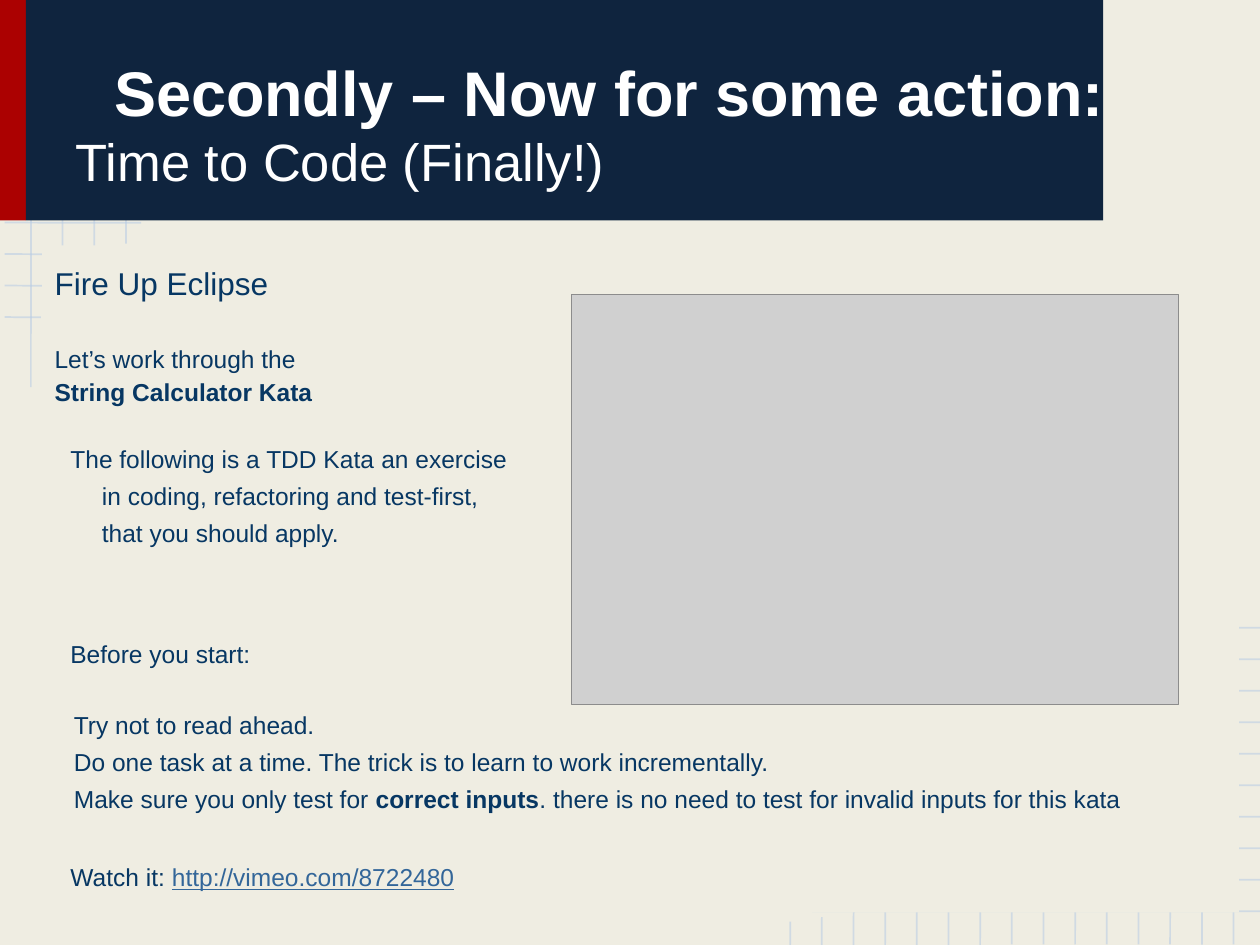
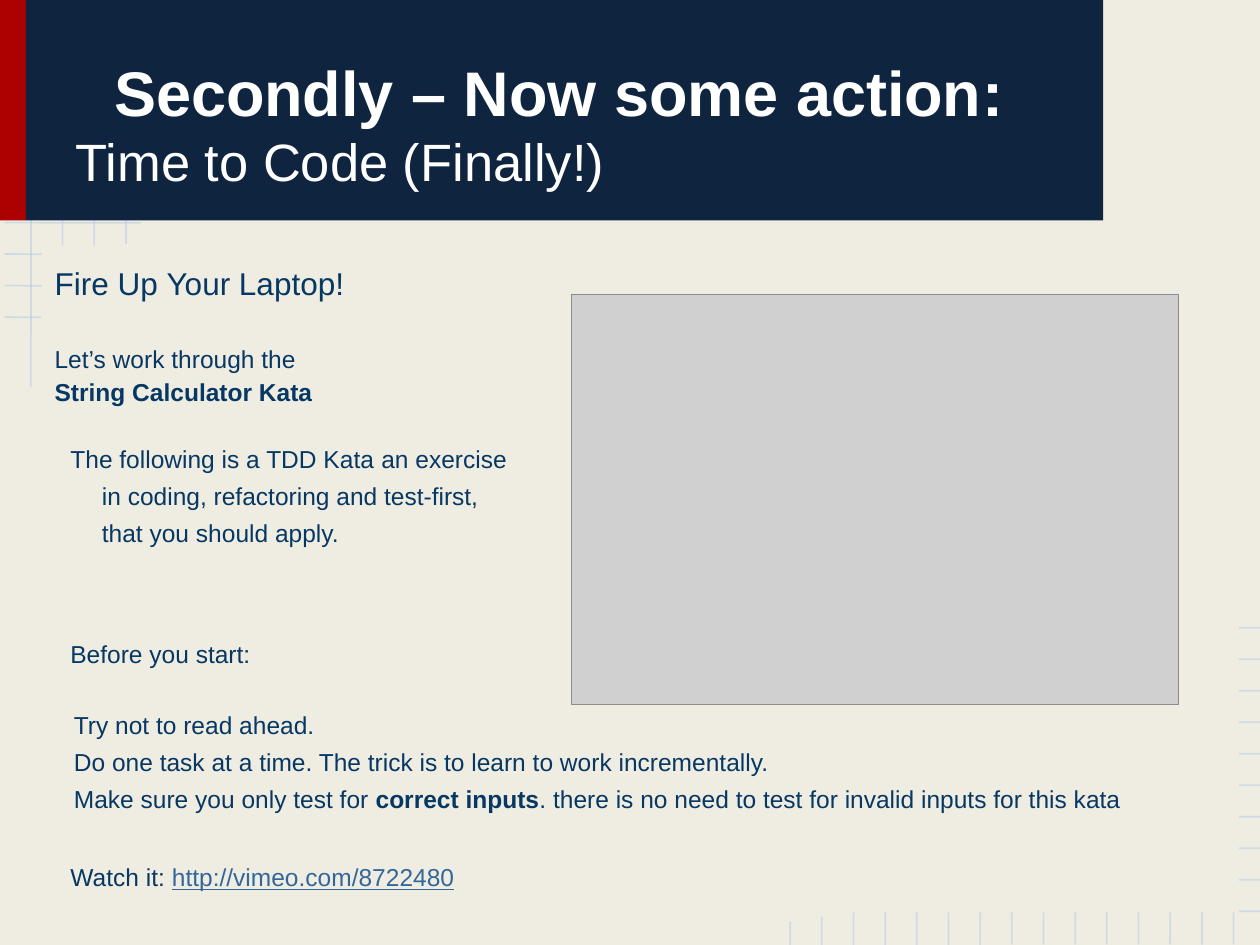
Before and after one commit to bink627/Agile-and-Beyond-TDD, a slide deck: slide 16 of Learning to Test Drive_ A Crash Course in Test Driven Development.pptx. Drawn at 1260x945 pixels with LibreOffice and Linux fonts; fonts in the diff are those of the drawing; grey boxes stand for pictures. Boxes give left, top, right and bottom in pixels: in the first picture for what was removed or moved away, otherwise in the second. Text is boxed around its words. In the diff, an @@ line names an element or a change of style, - is before the commit and + after.

```diff
--- a/Learning to Test Drive_ A Crash Course in Test Driven Development.pptx
+++ b/Learning to Test Drive_ A Crash Course in Test Driven Development.pptx
@@ title at (76,70,1003,192): text changed @@
-Secondly – Now for some action: Time to Code (Finally!)
+Secondly – Now some action:
+Time to Code (Finally!)
@@ text at (55,272,344,301): text changed @@
-Fire Up Eclipse
+Fire Up Your Laptop!
```
Also in this commit, not shown: 17 other slides changed.
